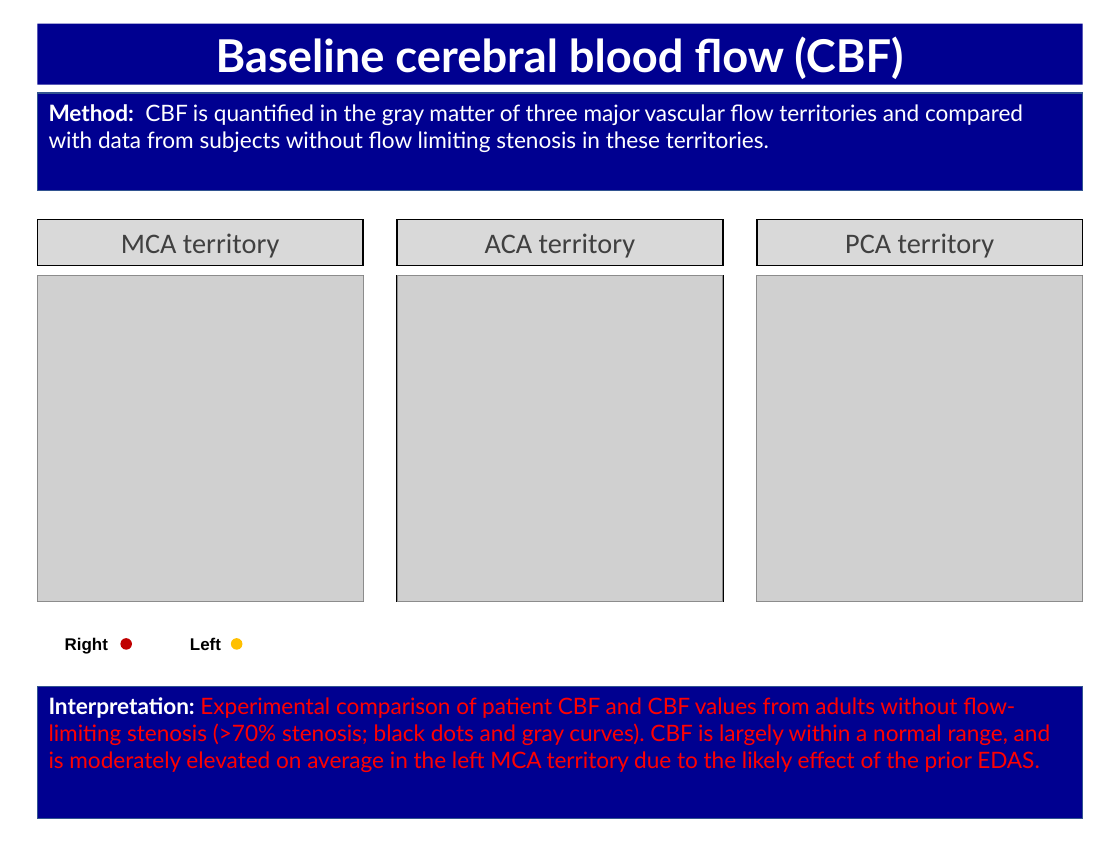
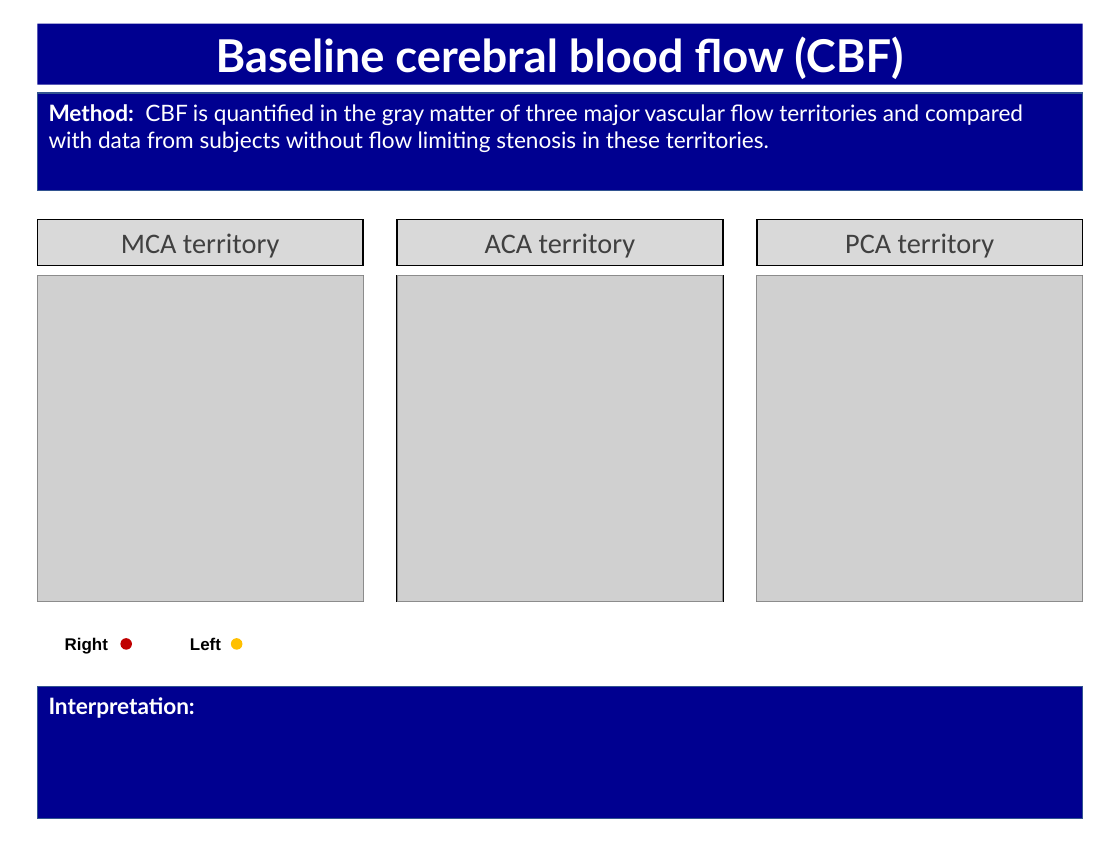
Before and after one commit to rsjones94/scan-reporting, a slide deck: slide 5 of bin/TEMPLATE_BOLD_PLACEHOLDERS.pptx. Drawn at 1120x865 pixels with LibreOffice and Linux fonts; fonts in the diff are those of the drawing; grey boxes stand for pictures. Boxes give left, top, right and bottom in pixels: in the first picture for what was removed or moved away, otherwise in the second. Text is boxed around its words. In the diff, an @@ line names an element or a change of style, - is before the commit and + after.

```diff
--- a/bin/TEMPLATE_BOLD_PLACEHOLDERS.pptx
+++ b/bin/TEMPLATE_BOLD_PLACEHOLDERS.pptx
@@ text in rectangle at [49, 697, 195, 718]: text changed; text colour #FF0000 to #FFFFFF; bold on @@
-Interpretation: Experimental comparison of patient CBF and CBF values from adults without flow-limiting stenosis (>70% stenosis; black dots and gray curves). CBF is largely within a normal range, and is moderately elevated on average in the left MCA territory due to the likely effect of the prior EDAS.
+Interpretation:
```
Also in this commit, not shown: 7 other slides changed, 2 other files.
